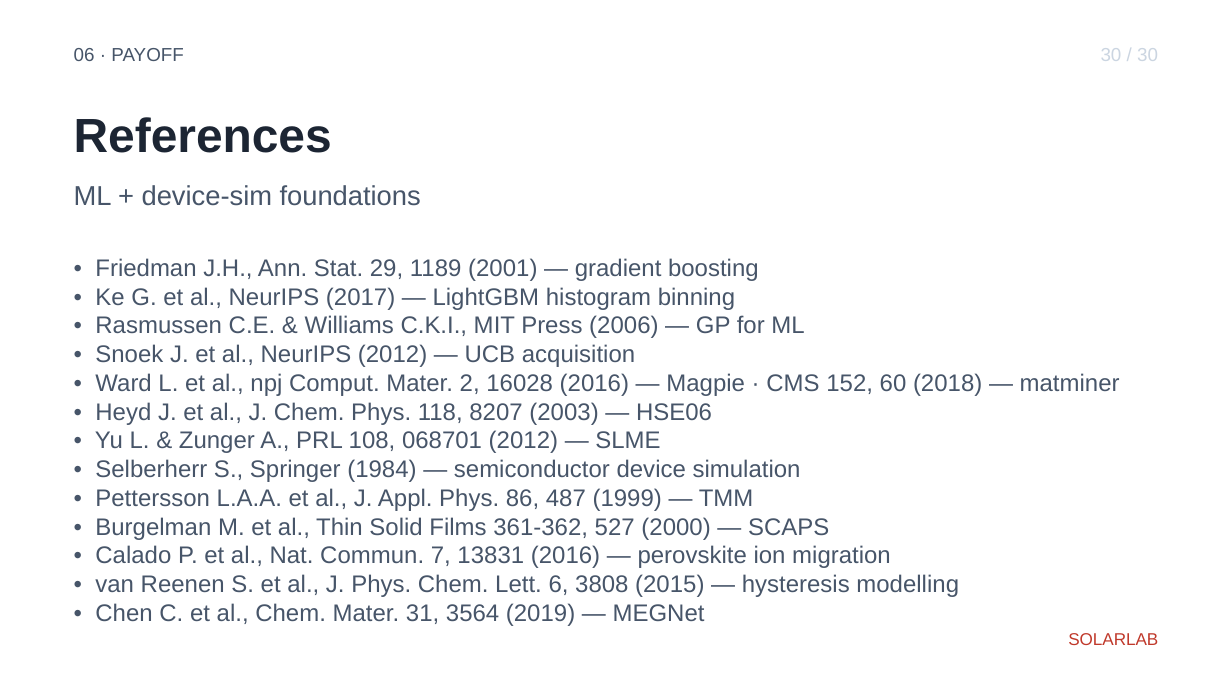
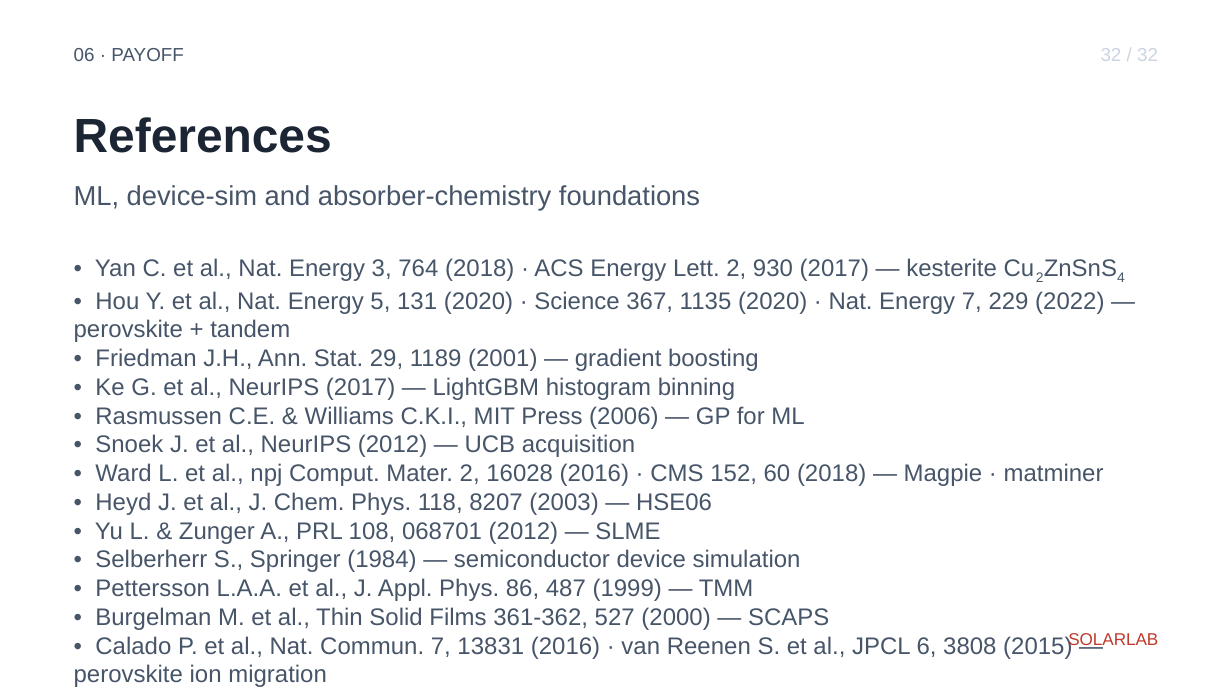
Before and after one commit to ShaneLogic/SolarLab, a slide deck: slide 38 of presentations/jmi-2026/output/jmi-2026.pptx (slide 36 before the commit). Drawn at 1232x693 pixels with LibreOffice and Linux fonts; fonts in the diff are those of the drawing. Boxes give left, top, right and bottom in pixels: in the first picture for what was removed or moved away, otherwise in the second. Text is boxed around its words. In the diff, an @@ line names an element or a change of style, - is before the commit and + after.

Commit message:
feat(jmi-ppt): add CIGS and perovskite structural-definition slides
User requested detailed CIGS and perovskite definitions in the
Problem section, with figures, citing reference work from two
specified Google Scholar profiles:
  • CIGS / chalcogenide context: Chang Yan (HKUST-GZ) — kesterite
    Cu₂ZnSnS₄ work in Nat. Energy 2018, ACS Energy Lett. 2017
  • Perovskite: Yi Hou (NUS) — inverted PSC ligand-anchor 22.3 %
    in Nat. Energy 2020, perovskite/Si tandem in Science 2020,
    all-perovskite tandem 24.2 % in Nat. Energy 2020

Two new content slides added in section 01 PROBLEM:
  s3 CIGS — Cu(In,Ga)Se₂ chalcopyrite absorber
       Tetragonal I-4̄2d · doubled-zincblende · a 5.78 Å · c 11.62 Å
       Direct gap tunable 1.04 eV (CIS) → 1.68 eV (CGS) with x
       Champion lab cell 23.4 % (Solar Frontier 2019)
       Sister kesterite Cu₂ZnSnS₄ explored at HKUST-GZ
       Yan et al. citations
  s4 Perovskite — ABX₃ structural family
       Pm-3̄m cubic parent · corner-sharing BX₆ octahedra
       A = Cs / MA / FA · B = Pb / Sn · X = I / Br / Cl
       Goldschmidt tolerance factor with regime map
       Champion 26.7 % (UNIST 2024); Hou et al. tandem records

Two new matplotlib figure scripts:
  s3_cigs_structure.py — 3D chalcopyrite unit-cell schematic
                          + Eg(x) tunability panel with SQ window
  s4_perovskite_structure.py — 3D ABX₃ unit cell + Goldschmidt
                                tolerance-factor regime map

Layout shift: previous s3..s30 became s5..s32. Outline slide
(now s6) updated to flag PROBLEM as 5 slides.

Audit: 38 slides, 164 sub + 56 sup runs, no _/^ leaks.

Constraint: Hermann-Mauguin "bar over digit" notation rendered
via Unicode combining overline (4̄, 3̄) — works in Arial as
combining-mark glyphs
Confidence: high
Scope-risk: narrow — pure additive content + index renumber
Not-tested: Hermann-Mauguin overline glyph rendering on Windows
PowerPoint

```diff
--- a/presentations/jmi-2026/output/jmi-2026.pptx
+++ b/presentations/jmi-2026/output/jmi-2026.pptx
@@ text at <box>1101,48,1158,61</box>: text changed @@
-30 / 30
+32 / 32
@@ text at <box>74,185,700,211</box>: text changed @@
-ML + device-sim foundations
+ML, device-sim and absorber-chemistry foundations
@@ text at <box>74,258,1104,342</box>: paragraphs added @@
+• Yan C. et al., Nat. Energy 3, 764 (2018) · ACS Energy Lett. 2, 930 (2017) — kesterite Cu2ZnSnS4
+• Hou Y. et al., Nat. Energy 5, 131 (2020) · Science 367, 1135 (2020) · Nat. Energy 7, 229 (2022) — perovskite + tandem
@@ text at <box>95,463,1104,486</box>: text changed @@
-• Ward L. et al., npj Comput. Mater. 2, 16028 (2016) — Magpie · CMS 152, 60 (2018) — matminer
+• Ward L. et al., npj Comput. Mater. 2, 16028 (2016) · CMS 152, 60 (2018) — Magpie · matminer
@@ text at <box>95,635,1072,659</box>: text changed @@
-• Calado P. et al., Nat. Commun. 7, 13831 (2016) — perovskite ion migration
-• van Reenen S. et al., J. Phys. Chem. Lett. 6, 3808 (2015) — hysteresis modelling
+• Calado P. et al., Nat. Commun. 7, 13831 (2016) · van Reenen S. et al., JPCL 6, 3808 (2015) — perovskite ion migration
```
Also in this commit, not shown: 28 other slides changed, 2 slides added, 3 other files.
